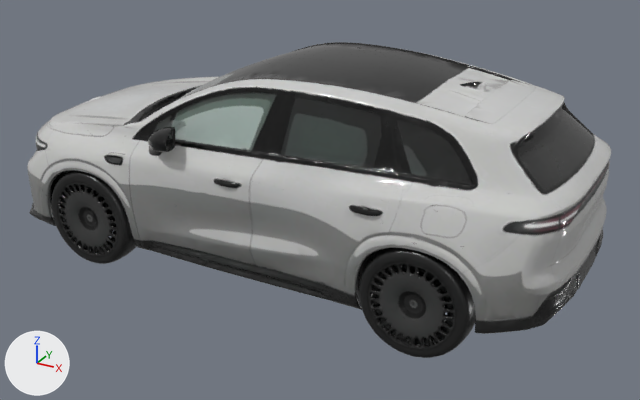
A saved change to the glTF model public/models/suv-roda-hq.glb.
Before and after are seen from a camera (50 mm lens) standing at (1.352, -2.315, 1.03) and looking at (0.085, -0.012, -0.122). Arrows for +X, +Y and +Z are at lower left; the lights stay in place. The picture after the commit comes second. Where no turn or scale is listed for an object, it has been applied to the vertices. Vertices at exactly the same position are counted once.

In view in the first picture: 'body.001', 'wheel_AR', 'wheel_BR'.
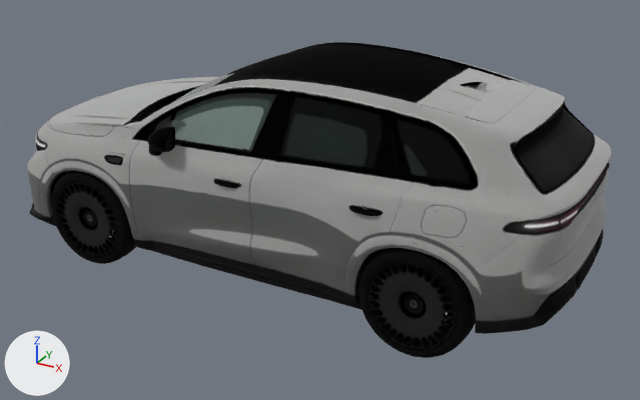
Where the newer file only moved an object's origin or applied its transform, the numbers keep the older frame.

What differs and where, as boxes [x1, y1, x2, y2] in the pictures (640 x 400 px):
part 1 of me_wheel_ar, reshaped
    before: [62, 170, 135, 263]
    after: [63, 170, 131, 263]
part 2 of me_wheel_ar, recoloured (darker)
    both: [51, 170, 130, 264]
part 3 of me_wheel_br, reshaped
    before: [366, 248, 475, 354]
    after: [366, 248, 471, 357]
part 4 of me_wheel_br, recoloured (darker)
    both: [359, 248, 470, 358]
part 5 of me_body, reshaped
    before: [30, 46, 610, 334]
    after: [29, 46, 610, 349]

Patch to the scene script:
```diff
--- a/public/models/suv-roda-hq.glb.py
+++ b/public/models/suv-roda-hq.glb.py
@@ mat_bodi @@
+mat_bodi = principled_material('bodi')
+mat_bodi.texture = img_image_0
+mat_bodi.metallic = 1.0
+mat_bodi.roughness = 1.0
@@ me_wheel_ar @@
 # used by ob_wheel_ar; location = (-0.566, -0.34, -0.178)
-me_wheel_ar.from_pydata(...)  # 8582 vertices, 16638 faces; spans x -0.164..0.164, y -0.054..0.054, z -0.166..0.166
+me_wheel_ar.from_pydata(...)  # 12160 vertices, 20076 faces; spans x -0.161..0.162, y -0.053..0.054, z -0.165..0.159
+# me_wheel_ar part 1: 6 vertices moved within x -0.141..0.061, y -0.041..-0.031, z -0.126..0.157; 926 vertices removed from x -0.164..0.164, y -0.054..0.054, z -0.166..0.166; 5253 vertices added at x -0.161..0.162, y -0.052..0.054, z -0.165..0.159
+# me_wheel_ar part 2: 13591 faces spanning x -0.159..0.162, y -0.053..0.054, z -0.164..0.158 switch from mat_material_0 to mat_bodi (picture img_image_0)
+# other edits to the shape of me_wheel_ar do not show in these pictures
@@ me_wheel_br @@
 # used by ob_wheel_br; location = (0.572, -0.341, -0.178)
-me_wheel_br.from_pydata(...)  # 8655 vertices, 16854 faces; spans x -0.164..0.164, y -0.054..0.054, z -0.166..0.166
+me_wheel_br.from_pydata(...)  # 12098 vertices, 19927 faces; spans x -0.162..0.161, y -0.053..0.054, z -0.165..0.158
+# me_wheel_br part 3: 10 vertices moved within x -0.139..0.144, y -0.04..0.053, z -0.148..0.155; 914 vertices removed from x -0.164..0.164, y -0.054..0.053, z -0.166..0.166; 5289 vertices added at x -0.162..0.161, y -0.051..0.054, z -0.165..0.158
+# me_wheel_br part 4: 13474 faces spanning x -0.162..0.16, y -0.053..0.054, z -0.164..0.158 switch from mat_material_0 to mat_bodi (picture img_image_0)
+# other edits to the shape of me_wheel_br do not show in these pictures
@@ me_body @@
 # used by ob_body_001; location = (-0.001, 0.001, -0.001)
-me_body.from_pydata(...)  # 47284 vertices, 93178 faces; spans x -0.95..0.95, y -0.42..0.42, z -0.35..0.35
-me_body.materials.append(mat_material_0)
+me_body.from_pydata(...)  # 71575 vertices, 125215 faces; spans x -0.95..0.95, y -0.42..0.42, z -0.35..0.35
+# me_body part 5: 1823 vertices moved within x -0.94..0.95, y -0.41..0.41, z -0.35..0.34; 24291 vertices added at x -0.73..0.74, y -0.4..0.4, z -0.34..-0.01
+me_body.materials.append(mat_bodi)  # picture img_image_0
```
